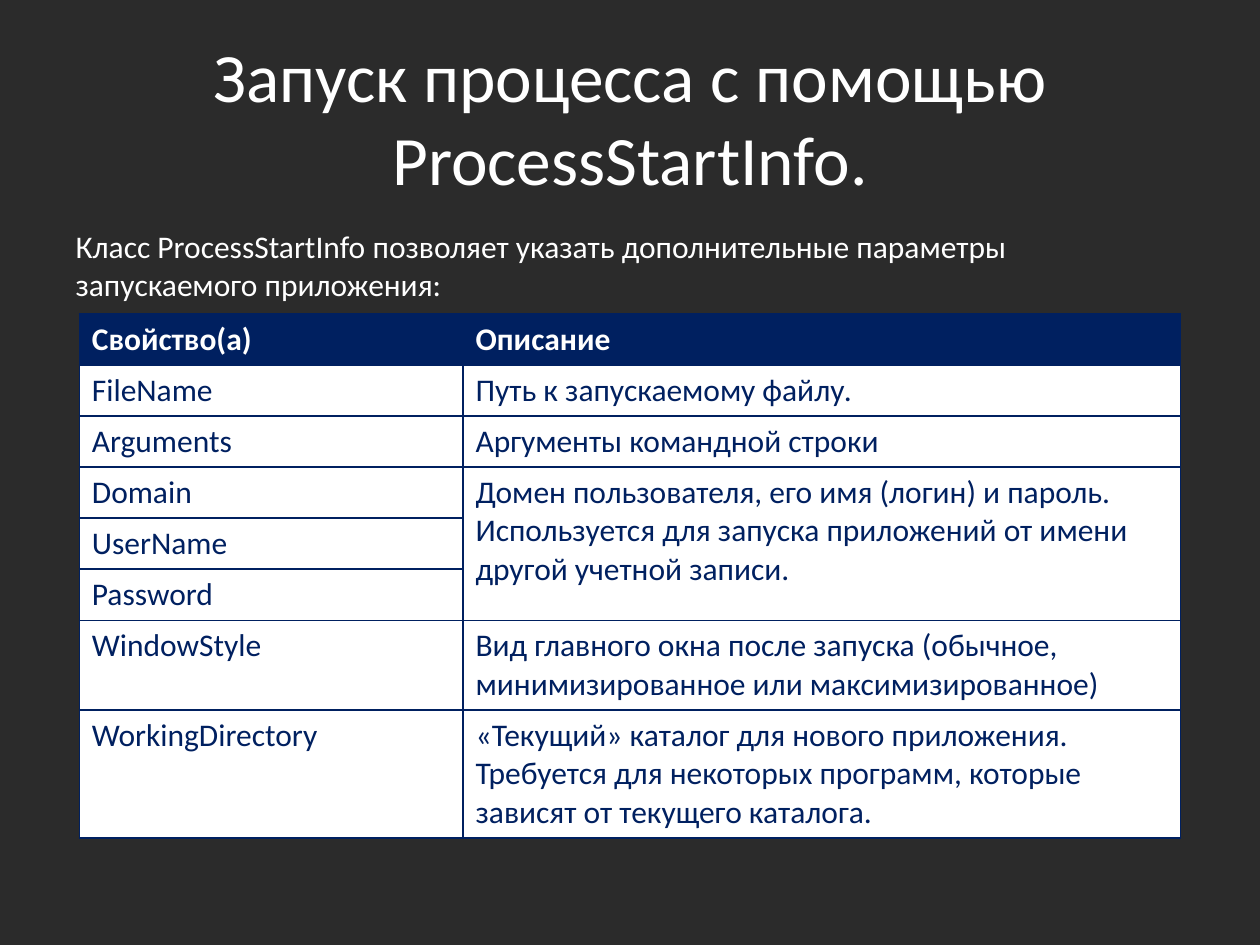
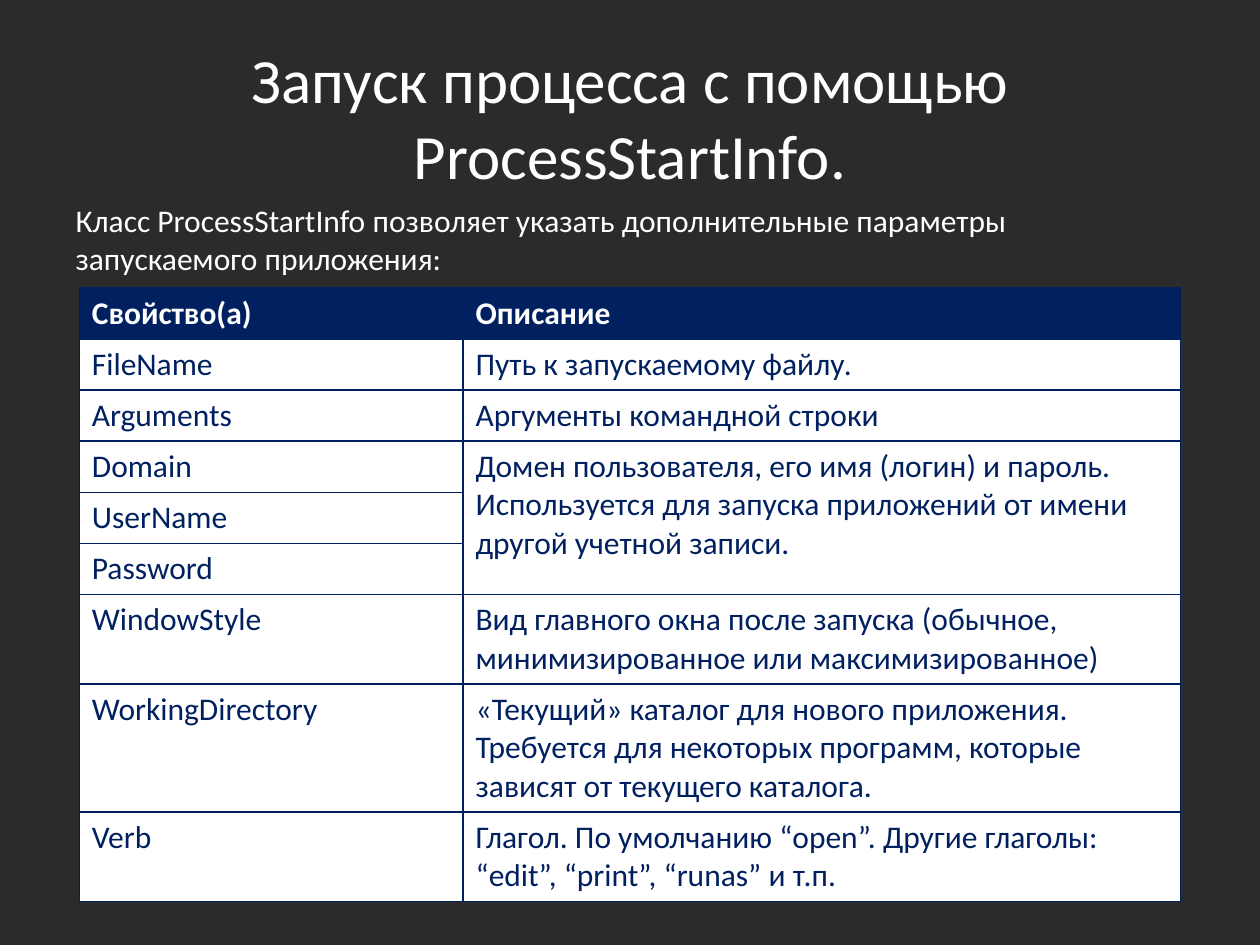
Before and after one commit to bazile/Training, a slide deck: slide 7 of Presentation/lesson-08-multithreading.pptx. Drawn at 1260x945 pixels with LibreOffice and Linux fonts; fonts in the diff are those of the drawing; background and template pictures are left out; a plain dark background stands for a picture behind light text. Boxes give left, top, right and bottom in pixels: in the first picture for what was removed or moved away, otherwise in the second. Text is boxed around its words. In the diff, an @@ line names an element or a change of style, - is before the commit and + after.

```diff
--- a/Presentation/lesson-08-multithreading.pptx
+++ b/Presentation/lesson-08-multithreading.pptx
@@ title "Запуск процесса с помощью ProcessStartInfo." at [251,62,1008,180]: size 39.6 to 36 pt @@
@@ text "Класс ProcessStartInfo позволяет указать дополнительные ...": place and size @@
-text "Класс ProcessStartInfo позволяет указать дополнительные ..." at [76,236,1006,301]
+text "Класс ProcessStartInfo позволяет указать дополнительные ..." at [76,210,1006,275]
@@ table at [79,289,1182,895] @@
+row 9: Verb | Глагол. По умолчанию “open”. Другие глаголы: “edit”, “print”, “runas” и т.п.
@@ table: place and size @@
-table at [79,314,1182,833]
+table at [79,289,1182,895]
```
Also in this commit, not shown: 1 other slide changed, 1 slide added, 1 other file.
